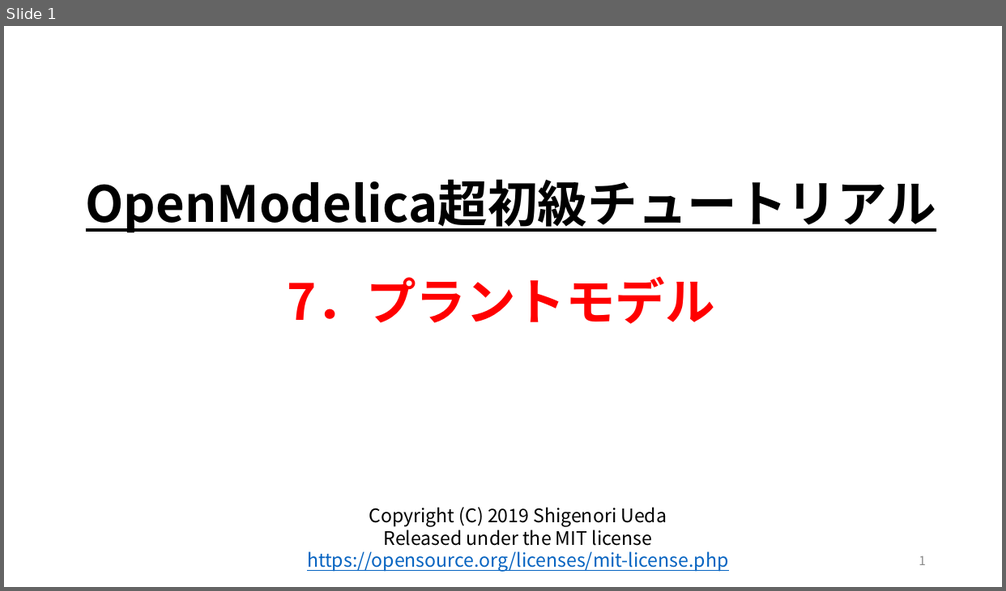
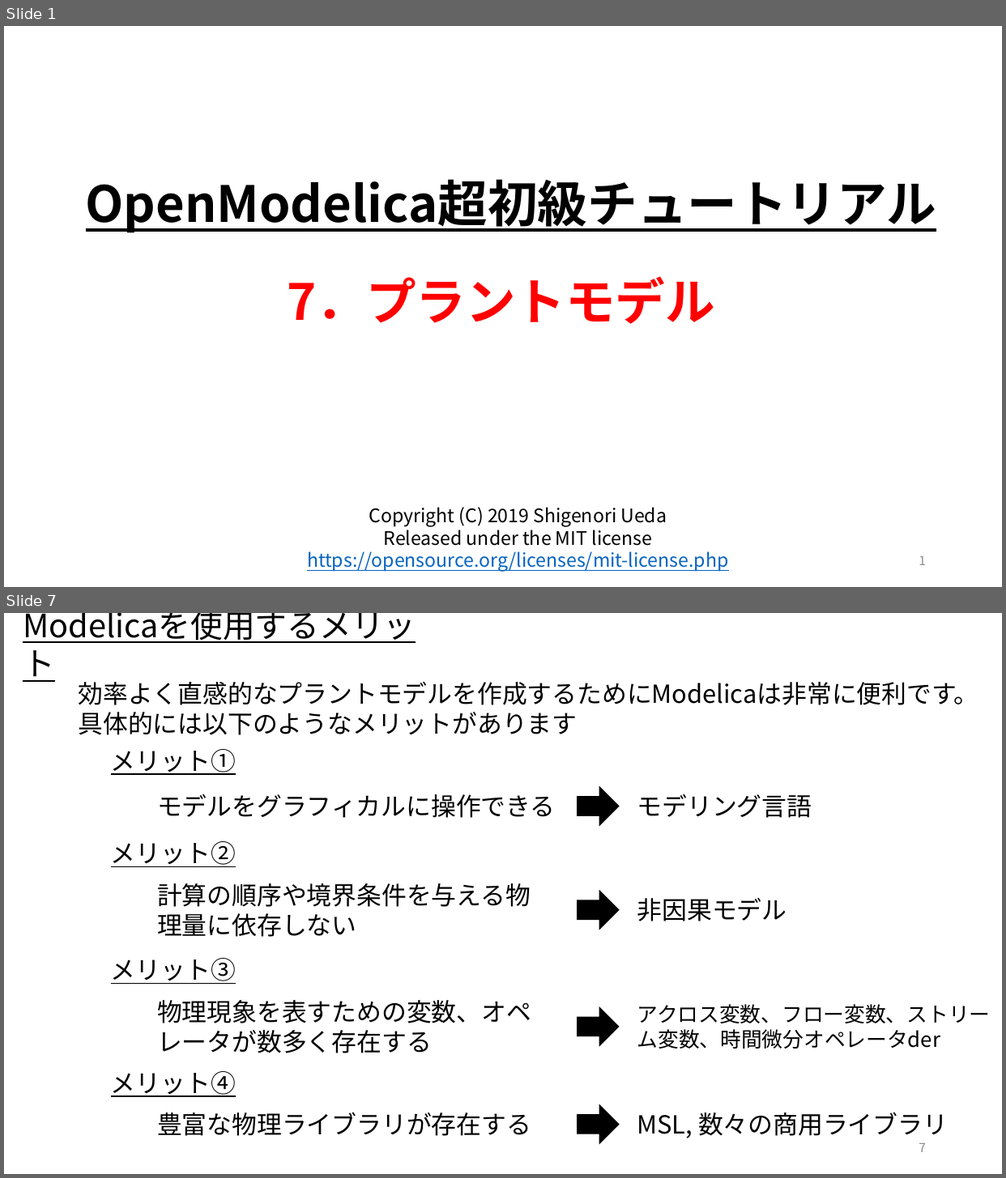
Before and after one commit to cubakija/OpenModelica_Tutorials_Ja, a slide deck: Dev/7_PhysicsDomainModel/OpenModelica_Tutorials_7_PlantModel.pptx. Shown one above the other, each under a label of ours: slide 1 before the commit, slides 1 and 7 after it; the slides between them are not shown. The pictures are 1006x591 and 1006x1178 pixels, drawn with LibreOffice and Linux fonts; fonts in the diff are those of the drawing. Boxes give left, top, right and bottom in pixels: in the first picture for what was removed or moved away, otherwise in the second. Text is boxed around its words. In the diff, an @@ line names an element or a change of style, - is before the commit and + after.

```diff
--- a/Dev/7_PhysicsDomainModel/OpenModelica_Tutorials_7_PlantModel.pptx
+++ b/Dev/7_PhysicsDomainModel/OpenModelica_Tutorials_7_PlantModel.pptx
@@ slide 7 added at (4,613,1002,1174), background #FFFFFF @@
@@ text added at (19,620,443,667), 31 pt, text #000000, underline @@
+Modelicaを使用するメリット
@@ text added at (78,682,978,735), 24 pt, text #000000 @@
+効率よく直感的なプラントモデルを作成するためにModelicaは非常に便利です。
+具体的には以下のようなメリットがあります
@@ text added at (111,749,236,775), 24 pt, text #000000, underline @@
+メリット①
@@ text added at (157,794,556,818), 24 pt, text #000000 @@
+モデルをグラフィカルに操作できる
@@ right arrow added at (577,787,619,825), fill #000000, outline #000000 1 pt @@
@@ text added at (637,794,812,818), 24 pt, text #000000 @@
+モデリング言語
@@ text added at (111,841,236,867), 24 pt, text #000000, underline @@
+メリット②
@@ text added at (157,884,530,937), 24 pt, text #000000 @@
+計算の順序や境界条件を与える物理量に依存しない
@@ right arrow added at (577,892,619,929), fill #000000, outline #000000 1 pt @@
@@ text added at (637,898,787,922), 24 pt, text #000000 @@
+非因果モデル
@@ text added at (111,958,236,984), 24 pt, text #000000, underline @@
+メリット③
@@ text added at (157,1000,531,1054), 24 pt, text #000000 @@
+物理現象を表すための変数、オペレータが数多く存在する
@@ right arrow added at (577,1008,619,1046), fill #000000, outline #000000 1 pt @@
@@ text added at (637,1004,991,1049), 20 pt, text #000000 @@
+アクロス変数、フロー変数、ストリーム変数、時間微分オペレータder
@@ text added at (111,1071,236,1097), 24 pt, text #000000, underline @@
+メリット④
@@ text added at (157,1113,531,1136), 24 pt, text #000000 @@
+豊富な物理ライブラリが存在する
@@ right arrow added at (577,1105,619,1143), fill #000000, outline #000000 1 pt @@
@@ text added at (637,1113,948,1139), 24 pt, text #000000 @@
+MSL, 数々の商用ライブラリ
@@ page number added at (918,1144,926,1152), 12 pt, text #8C8C8C @@
+7
```
Also in this commit, not shown: 11 slides changed, 9 other slides added.
